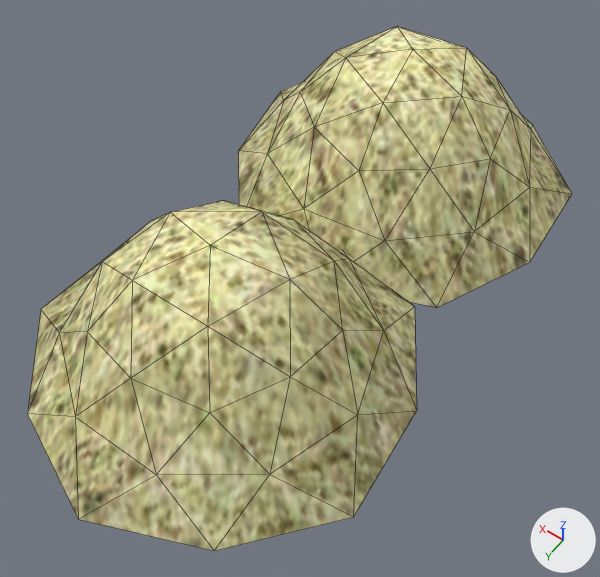
Before and after pictures for a commit that changed the COLLADA model client/art/meshes/props/iber_farmstead_hay.dae.
Before and after are seen from a 50 mm camera at (-0.057, 0.149, 0.25) aimed at (0.052, -0.003, 0.01). Lighting does not change. The marker at lower right points along +X, +Y and +Z. Mesh edges are drawn as thin lines. Where no turn or scale is listed for an object, it has been applied to the vertices.

In view in the first picture: 'hay'.
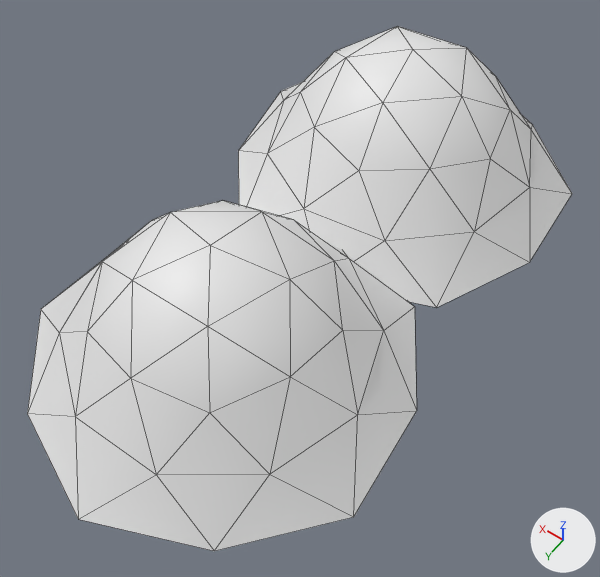
Where the change shows, as pixel boxes (x1, y1, x2, y2) in the pictures (600 x 577 px):
'hay', recoloured (beige to white)
    both: (27, 26, 572, 551)

The change, as a list of edits to the scene's bpy script:
```text
Change me_haymesh:
    where me_haymesh.from_pydata(...)  # 72 vertices, 120 faces; spans x -0.071..0.071, y -0.132..0.132, z -0.031..0.031
    remove me_haymesh.materials.append(mat_material__43)  # picture img_wrld_hay_a_dds
```
